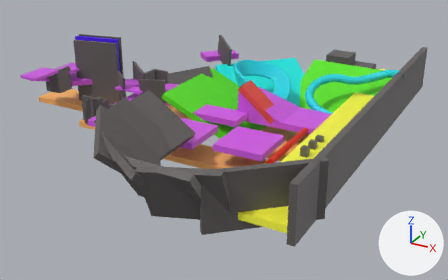
One commit to the glTF model assets/levels/World.glb: the scene before it, then after it.
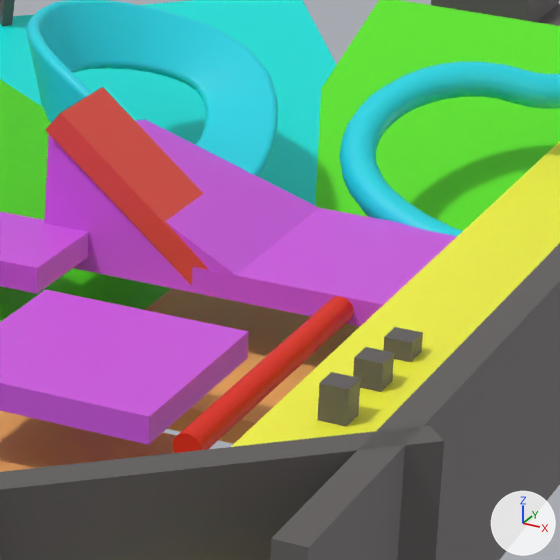
Each version is shown whole from a 50 mm lens placed at (67.5, -174.3, 74.9), pointed at (-26.6, -3.0, -10.7), then close up on the part from 51% to 79% of the width and 21% to 67% of the height. Every picture has the same lights, and +X, +Y and +Z are marked at lower right. Where no turn or scale is listed for an object, it has been applied to the vertices.
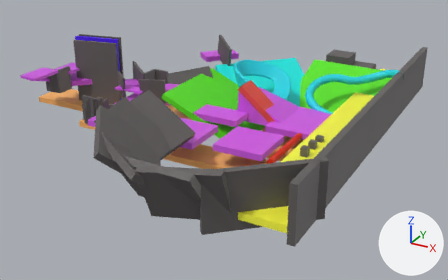
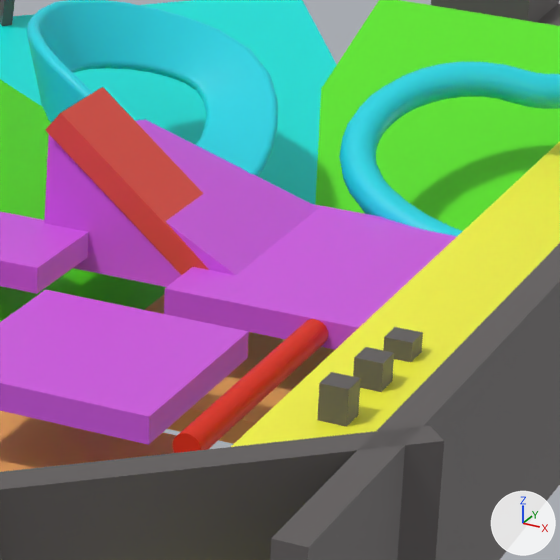
What the commit changed:
Object 'Cube.001' (ob_cube_001) moves from (-0.09, 2.34, -0.14) to (-0.09, 0.23, -0.14).
Object 'Cube.001' (ob_cube_001) is rescaled from (7.88, 7.88, 1.0) to (7.88, 10.5, 1.0).

What differs and where, as boxes (x1, y1, x2, y2) in the close-ups (560 x 560 px):
'Cube.001', moved, rescaled (11% wider, 24% taller)
    before: (192, 208, 457, 326)
    after: (164, 204, 457, 350)
